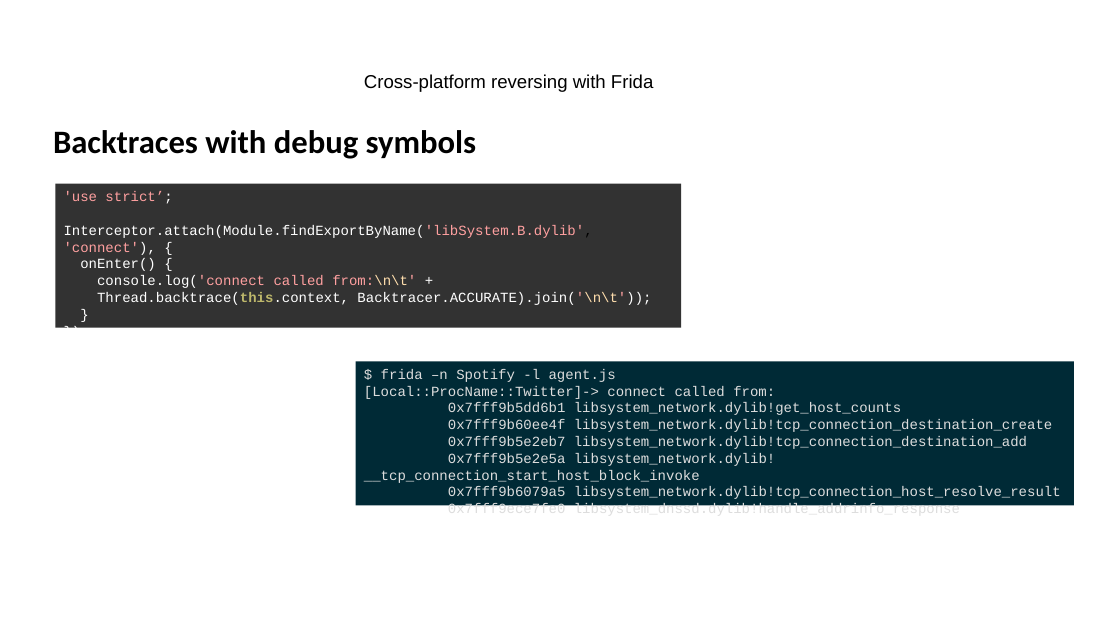
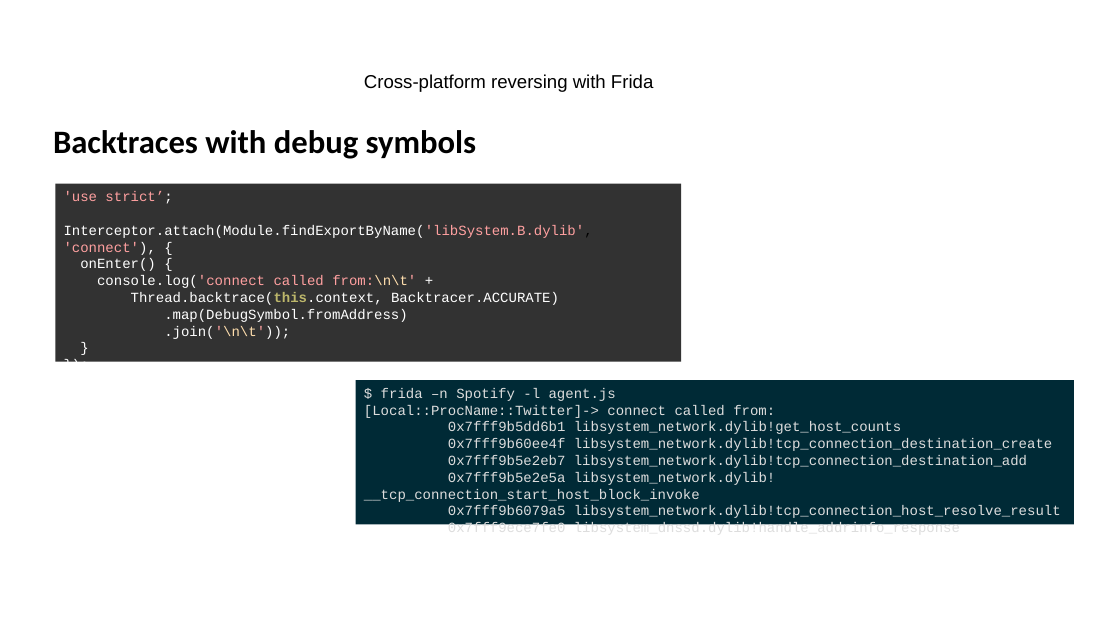
Before and after one commit to frida/frida-presentations, a slide deck: slide 32 of ZeroNights2015/Cross-platform reversing with Frida.pptx. Drawn at 1120x630 pixels with LibreOffice and Linux fonts; fonts in the diff are those of the drawing; background and template pictures are left out. Boxes give left, top, right and bottom in pixels: in the first picture for what was removed or moved away, otherwise in the second. Text is boxed around its words. In the diff, an @@ line names an element or a change of style, - is before the commit and + after.

Commit message:
Fix example on the backtrace with debug symbols slide

```diff
--- a/ZeroNights2015/Cross-platform reversing with Frida.pptx
+++ b/ZeroNights2015/Cross-platform reversing with Frida.pptx
@@ rectangle "'use strict’;": place and size @@
-rectangle "'use strict’;" at bbox=[55, 184, 681, 329]
+rectangle "'use strict’;" at bbox=[55, 184, 681, 362]
@@ text in rectangle at bbox=[131, 292, 559, 339]: text changed @@
-Thread.backtrace(this.context, Backtracer.ACCURATE).join('\n\t'));
+Thread.backtrace(this.context, Backtracer.ACCURATE)
+.map(DebugSymbol.fromAddress)
+.join('\n\t'));
@@ rectangle "$ frida –n Spotify -l ...": place and size @@
-rectangle "$ frida –n Spotify -l ..." at bbox=[355, 361, 1074, 506]
+rectangle "$ frida –n Spotify -l ..." at bbox=[355, 381, 1074, 525]
```
